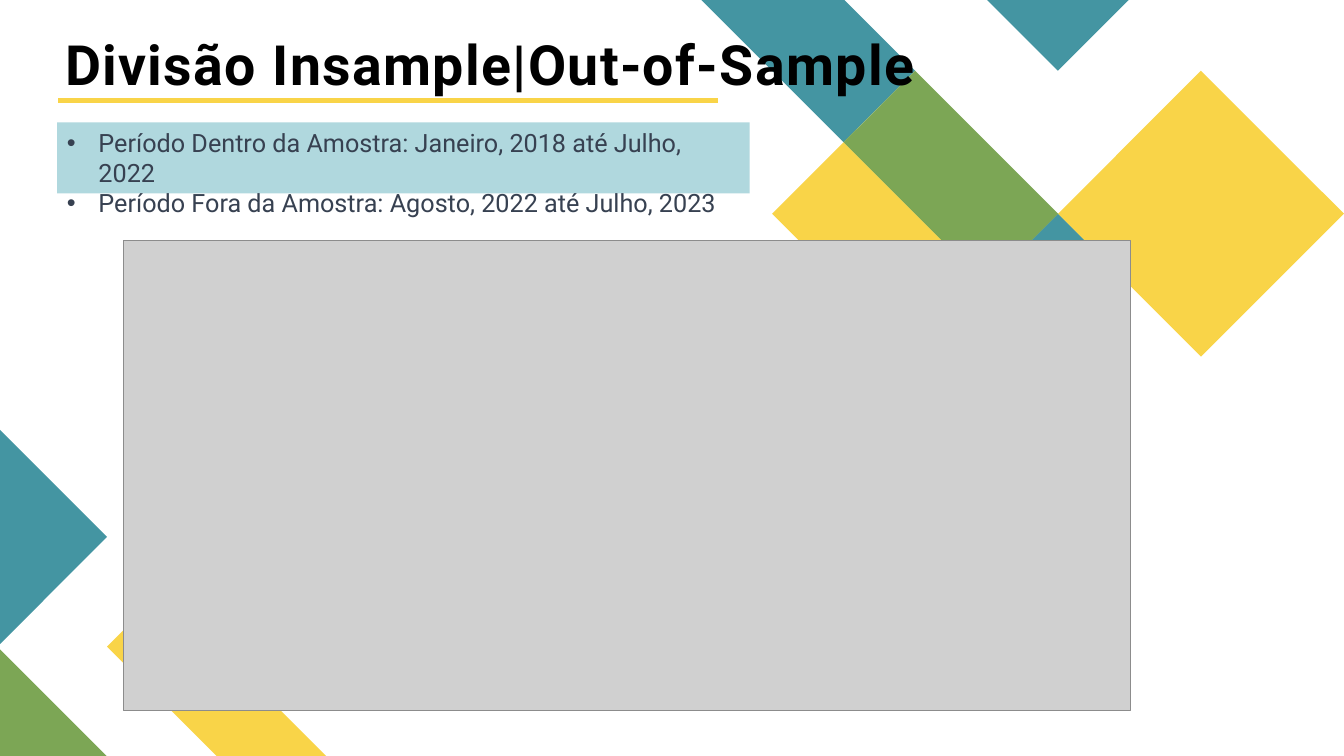
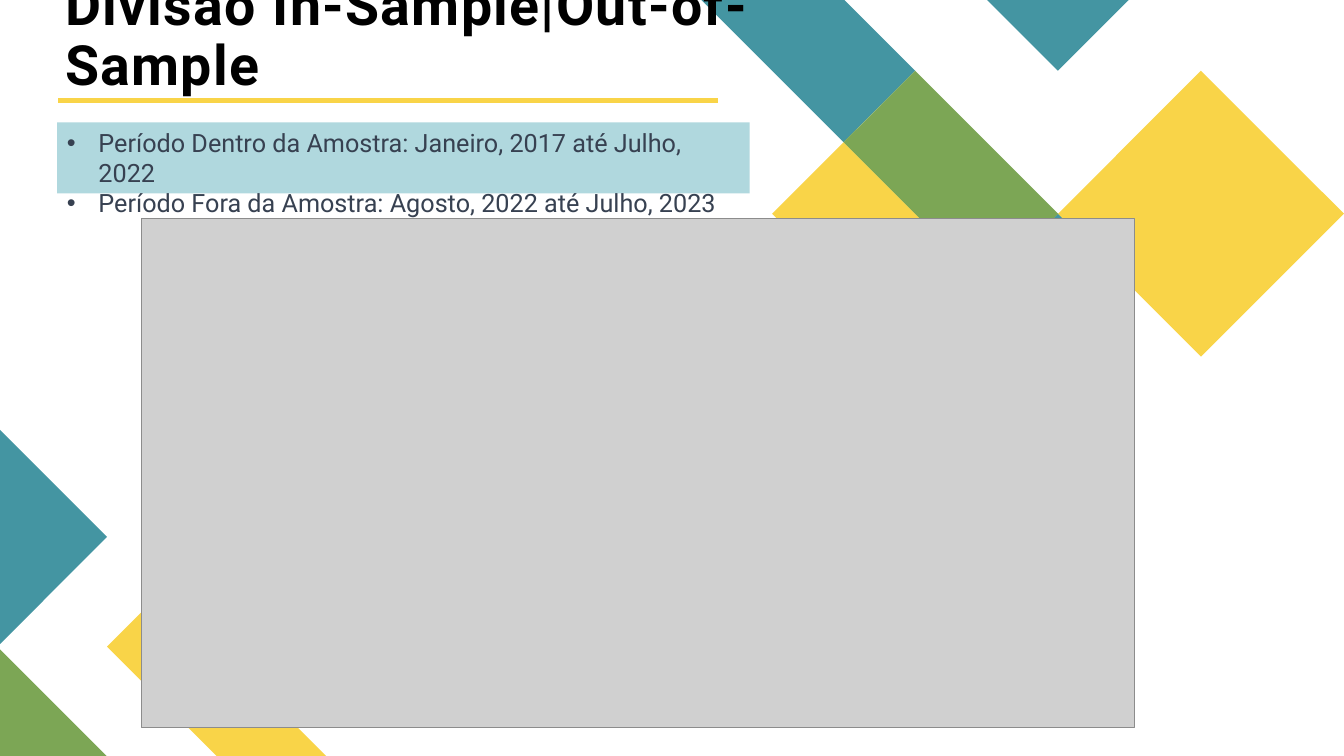
Before and after one commit to ViniNazato/PredictingIndustrialProduction, a slide deck: slide 3 of Análise Da Série de Produção Industrial OCDE.pptx. Drawn at 1344x756 pixels with LibreOffice and Linux fonts; fonts in the diff are those of the drawing; grey boxes stand for pictures. Boxes give left, top, right and bottom in pixels: in the first picture for what was removed or moved away, otherwise in the second. Text is boxed around its words. In the diff, an @@ line names an element or a change of style, - is before the commit and + after.

```diff
--- a/Análise Da Série de Produção Industrial OCDE.pptx
+++ b/Análise Da Série de Produção Industrial OCDE.pptx
@@ title at (65, 0, 747, 97): text changed @@
-Divisão Insample|Out-of-Sample
+Divisão In-Sample|Out-of-Sample
@@ text in rectangle at (98, 133, 681, 182): text changed @@
-• Período Dentro da Amostra: Janeiro, 2018 até Julho, 2022
+• Período Dentro da Amostra: Janeiro, 2017 até Julho, 2022
@@ picture: place and size @@
-picture at (124, 241, 1131, 711)
+picture at (141, 219, 1135, 728)
```
Also in this commit, not shown: 1 other slide changed, 24 slides added, 3 slides removed, 8 other files.
